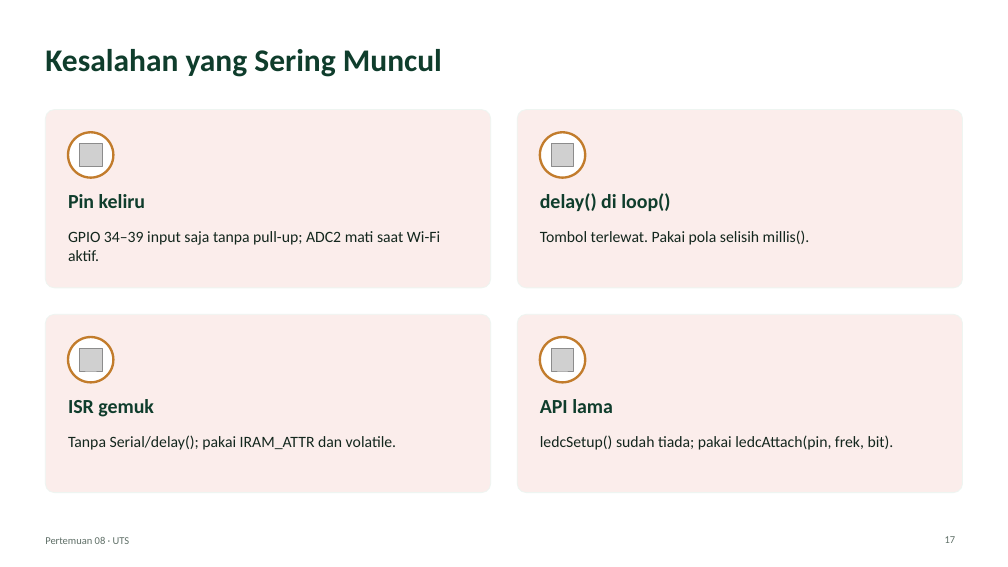
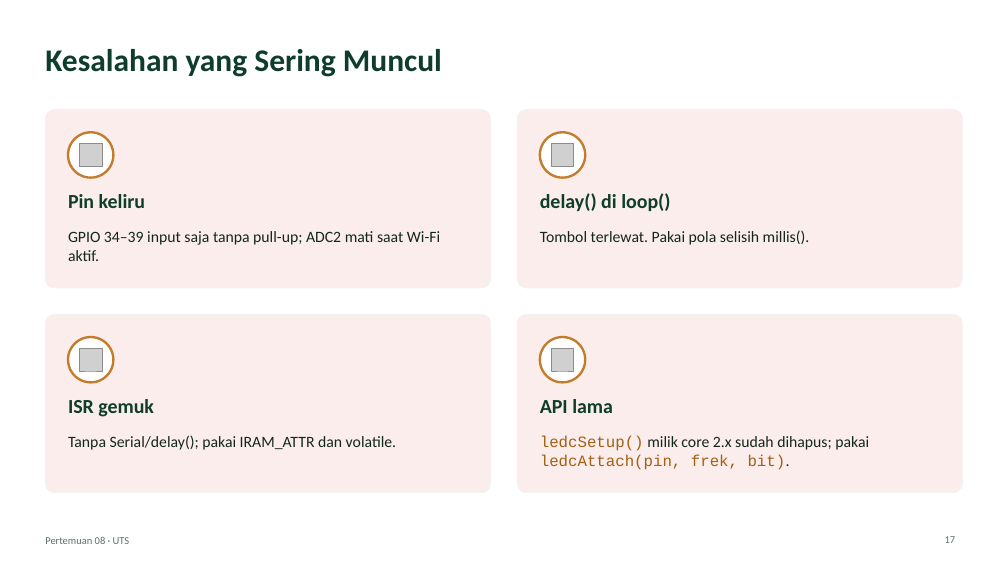
Before and after one commit to antonprafanto/embeddedsystem, a slide deck: slide 17 of slide/pptx/P08-UTS.pptx. Drawn at 1008x567 pixels with LibreOffice and Linux fonts; fonts in the diff are those of the drawing; grey boxes stand for pictures. Boxes give left, top, right and bottom in pixels: in the first picture for what was removed or moved away, otherwise in the second. Text is boxed around its words. In the diff, an @@ line names an element or a change of style, - is before the commit and + after.

```diff
--- a/slide/pptx/P08-UTS.pptx
+++ b/slide/pptx/P08-UTS.pptx
@@ text at box(540, 435, 869, 470): text changed; font Calibri to Courier New; text colour #13261D to #A35F14 @@
-ledcSetup() sudah tiada; pakai ledcAttach(pin, frek, bit).
+ledcSetup() milik core 2.x sudah dihapus; pakai ledcAttach(pin, frek, bit).
```
Also in this commit, not shown: 27 other files.
